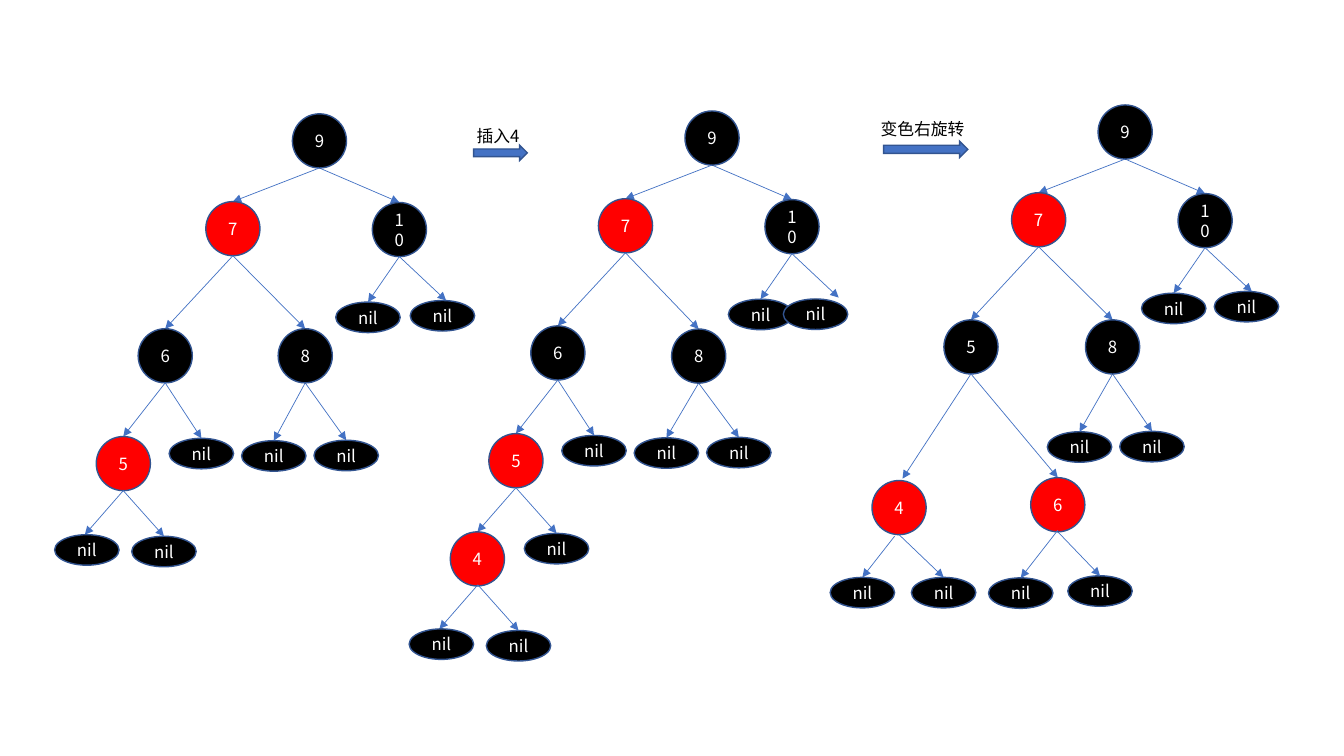
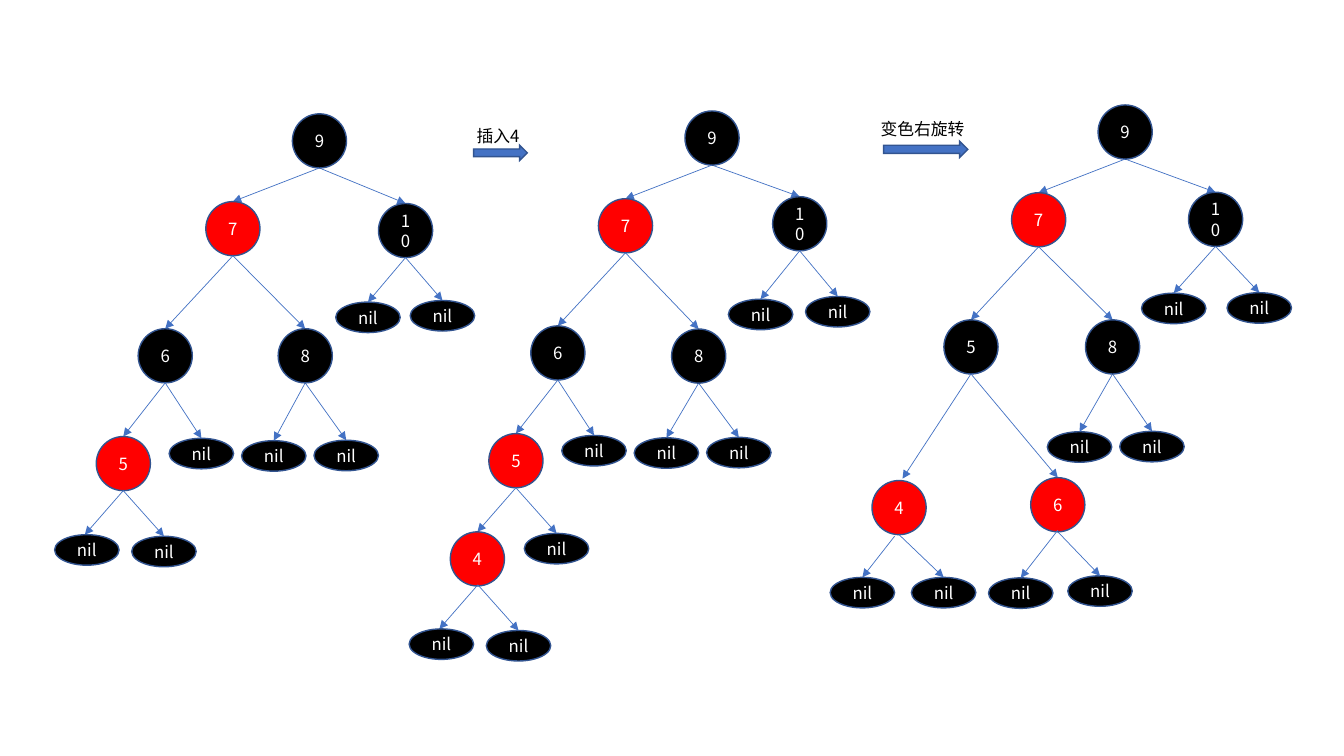
Before and after one commit to miracle-git/fts, a slide deck: slide 4 of js/data-structure/07-树(Tree)/02-红黑树/red-black-tree.pptx. Drawn at 1344x756 pixels with LibreOffice and Linux fonts; fonts in the diff are those of the drawing. Boxes give left, top, right and bottom in pixels: in the first picture for what was removed or moved away, otherwise in the second. Text is boxed around its words. In the diff, an @@ line names an element or a change of style, - is before the commit and + after.

```diff
--- a/js/data-structure/07-树(Tree)/02-红黑树/red-black-tree.pptx
+++ b/js/data-structure/07-树(Tree)/02-红黑树/red-black-tree.pptx
@@ arrow moved from (320, 168) - (399, 203) to (320, 168) - (405, 204) @@
@@ arrow moved from (712, 165) - (792, 200) to (712, 165) - (800, 197) @@
@@ arrow moved from (1125, 159) - (1206, 194) to (1125, 159) - (1216, 193) @@
@@ ellipse "10": place and size @@
-ellipse "10" at bbox=[372, 203, 426, 257]
+ellipse "10" at bbox=[378, 204, 433, 258]
@@ ellipse "10": place and size @@
-ellipse "10" at bbox=[765, 200, 820, 254]
+ellipse "10" at bbox=[772, 197, 827, 251]
@@ arrow moved from (399, 257) - (368, 302) to (405, 258) - (368, 302) @@
@@ arrow moved from (399, 257) - (447, 300) to (405, 258) - (443, 300) @@
@@ arrow moved from (792, 254) - (761, 299) to (800, 251) - (761, 299) @@
@@ arrow moved from (792, 254) - (839, 297) to (800, 251) - (838, 296) @@
@@ arrow moved from (1206, 248) - (1174, 293) to (1216, 246) - (1174, 293) @@
@@ 2 ellipses, 1 arrow: place and size @@
-2 ellipses, 1 arrow at bbox=[1179, 194, 1279, 322]
+2 ellipses, 1 arrow at bbox=[1189, 193, 1292, 323]
@@ ellipse "nil": place and size @@
-ellipse "nil" at bbox=[783, 299, 848, 330]
+ellipse "nil" at bbox=[806, 296, 870, 327]
```
Also in this commit, not shown: 2 other files.
